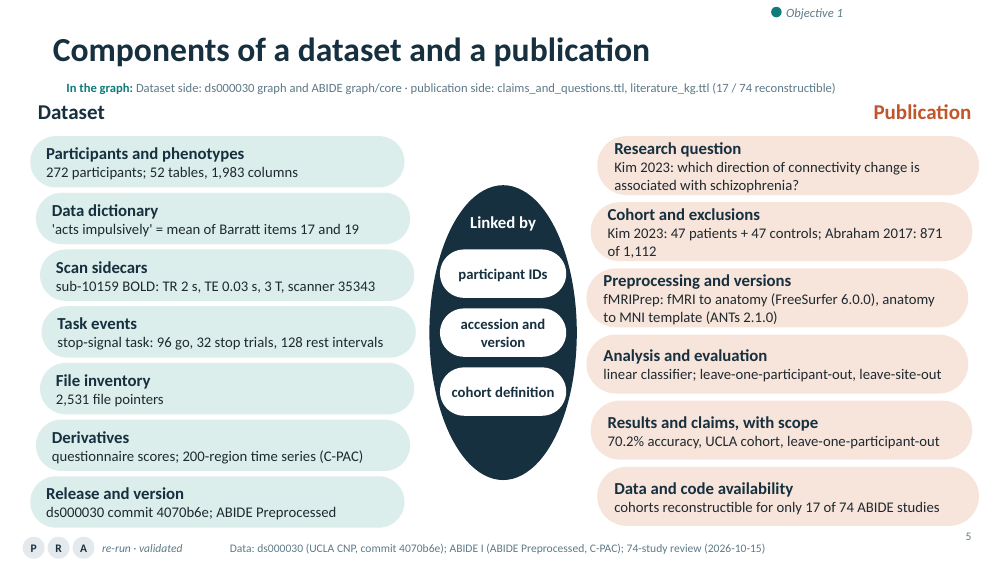
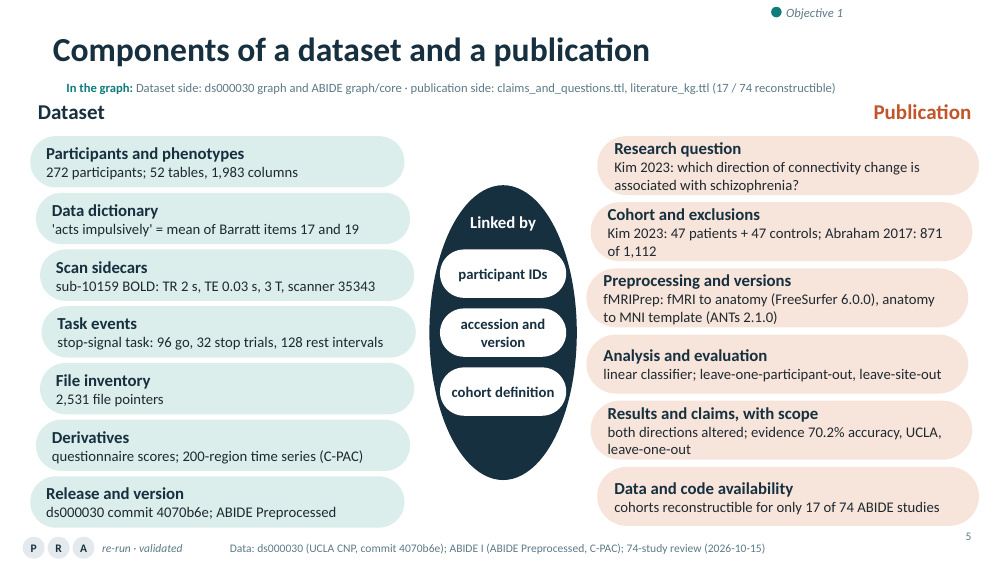
Before and after one commit to ReproNim/llm-workshop-kg, a slide deck: slide 5 of slides/Knowledge_Graphs_Skills_Neuroimaging_v4.pptx. Drawn at 1008x567 pixels with LibreOffice and Linux fonts; fonts in the diff are those of the drawing; background and template pictures are left out. Boxes give left, top, right and bottom in pixels: in the first picture for what was removed or moved away, otherwise in the second. Text is boxed around its words. In the diff, an @@ line names an element or a change of style, - is before the commit and + after.

```diff
--- a/slides/Knowledge_Graphs_Skills_Neuroimaging_v4.pptx
+++ b/slides/Knowledge_Graphs_Skills_Neuroimaging_v4.pptx
@@ text in rounded rectangle at [608,426,942,454]: text changed @@
-70.2% accuracy, UCLA cohort, leave-one-participant-out
+both directions altered; evidence 70.2% accuracy, UCLA, leave-one-out
```
Also in this commit, not shown: 1 other slide changed.
